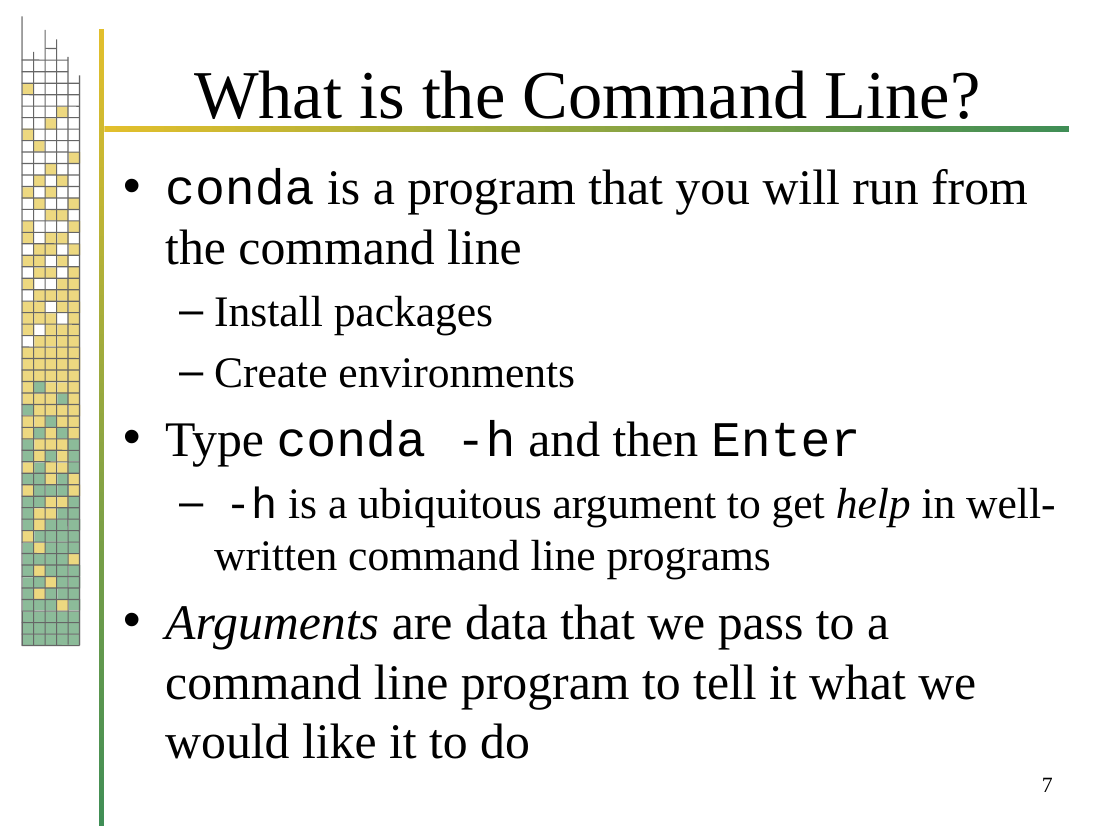
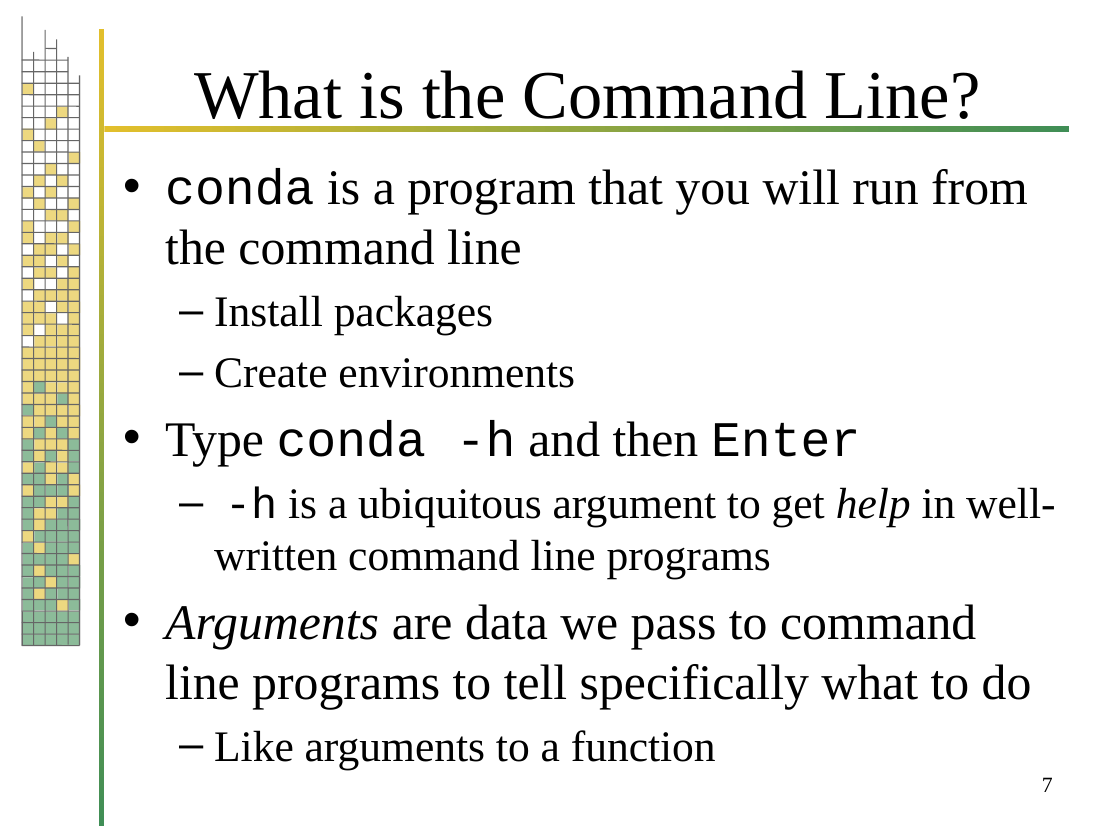
Before and after one commit to evlim/CommandLine, a slide deck: slide 7 of CommandLineProgrammingInPython.pptx. Drawn at 1120x840 pixels with LibreOffice and Linux fonts; fonts in the diff are those of the drawing; background and template pictures are left out. Boxes give left, top, right and bottom in pixels: in the first picture for what was removed or moved away, otherwise in the second. Text is boxed around its words. In the diff, an @@ line names an element or a change of style, - is before the commit and + after.

```diff
--- a/CommandLineProgrammingInPython.pptx
+++ b/CommandLineProgrammingInPython.pptx
@@ text at bbox=[165, 604, 1032, 769]: text changed @@
-• Arguments are data that we pass to a command line program to tell it what we would like it to do
+• Arguments are data we pass to command line programs to tell specifically what to do
+  – Like arguments to a function
```
Also in this commit, not shown: 10 other slides changed, 1 slide added.
